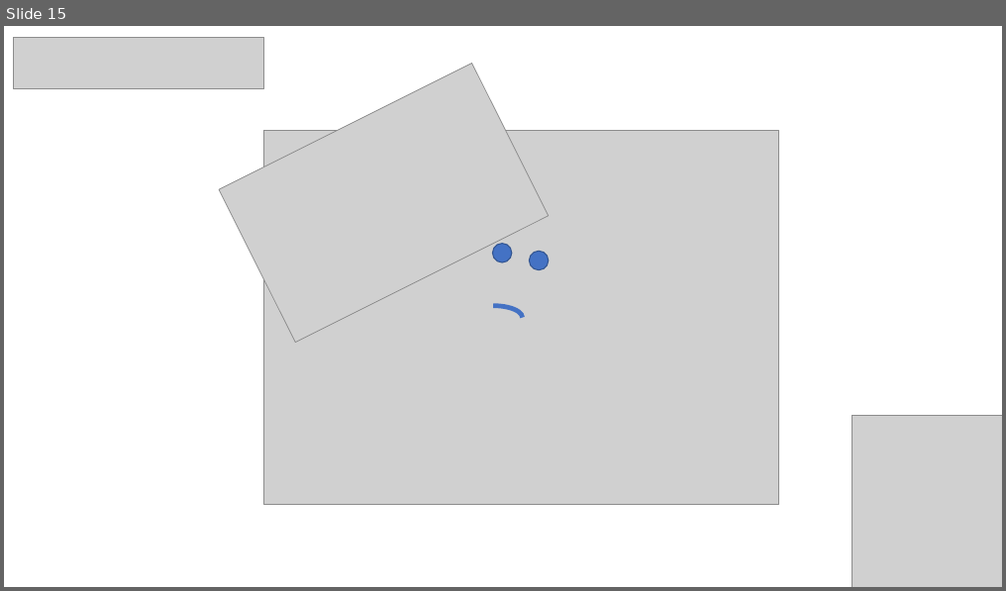
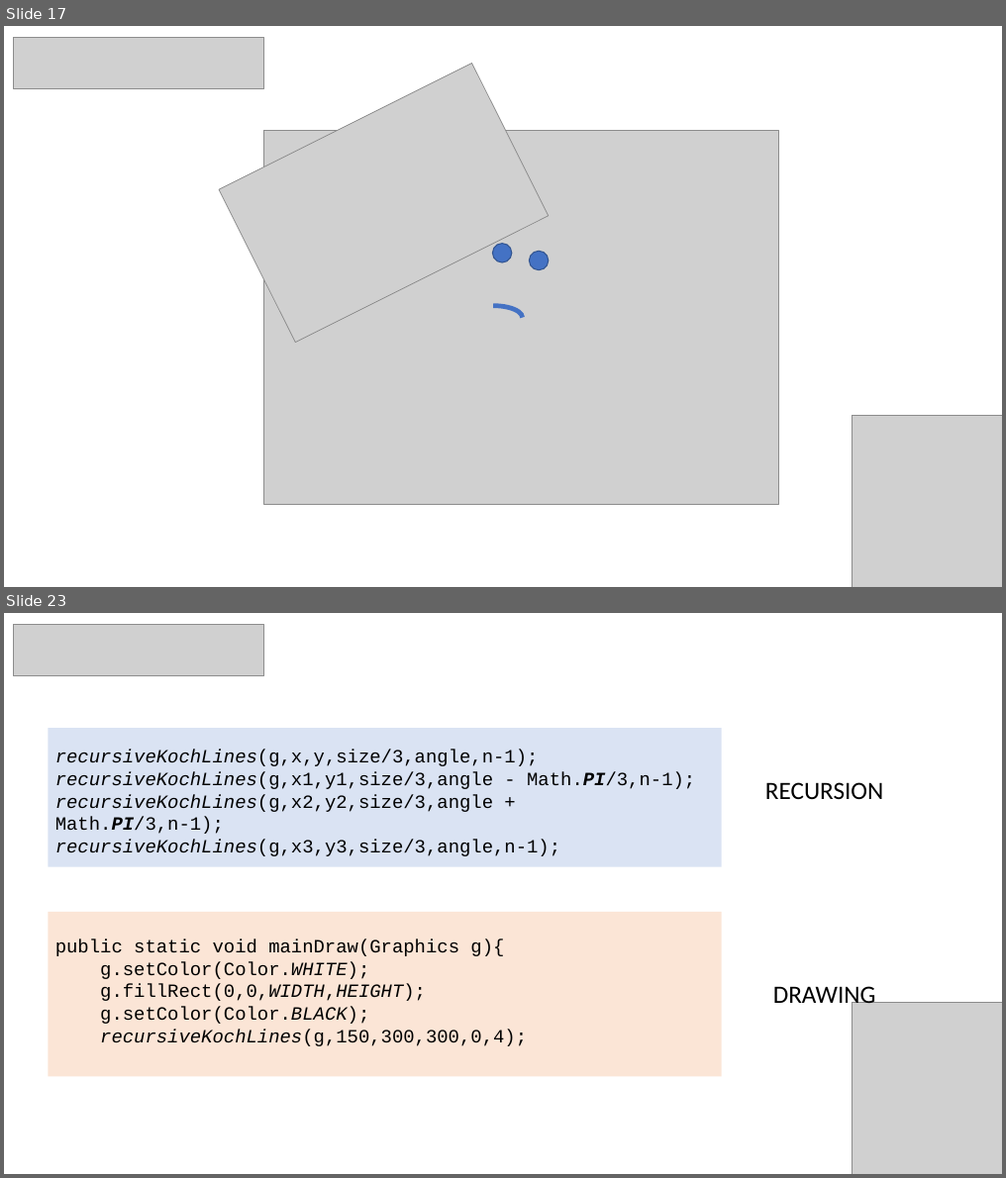
Before and after one commit to green-fox-academy/nguyenannie, a slide deck: week-03/Demo-week03.pptx. Shown one above the other, each under a label of ours: slide 15 before the commit, slides 17 and 23 after it; the slides between them are not shown. The pictures are 1006x591 and 1006x1178 pixels, drawn with LibreOffice and Linux fonts; fonts in the diff are those of the drawing; grey boxes stand for pictures. Boxes give left, top, right and bottom in pixels: in the first picture for what was removed or moved away, otherwise in the second. Text is boxed around its words. In the diff, an @@ line names an element or a change of style, - is before the commit and + after.

```diff
--- a/week-03/Demo-week03.pptx
+++ b/week-03/Demo-week03.pptx
@@ slide 23 added at (x1=4, y1=613, x2=1002, y2=1174), background #FFFFFF @@
@@ picture added at (x1=14, y1=624, x2=264, y2=676) @@
@@ rectangle added at (x1=49, y1=728, x2=722, y2=867), fill #DAE3F3 @@
@@ text added at (x1=55, y1=750, x2=695, y2=857), 18 pt, text #000000 @@
+recursiveKochLines(g,x,y,size/3,angle,n-1);
+recursiveKochLines(g,x1,y1,size/3,angle - Math.PI/3,n-1);
+recursiveKochLines(g,x2,y2,size/3,angle + Math.PI/3,n-1);
+recursiveKochLines(g,x3,y3,size/3,angle,n-1);
@@ text added at (x1=765, y1=782, x2=883, y2=799), 24 pt, text #000000 @@
+RECURSION
@@ rectangle added at (x1=49, y1=912, x2=722, y2=1076), fill #FBE5D6 @@
@@ text added at (x1=55, y1=940, x2=527, y2=1047), 18 pt, text #000000 @@
+public static void mainDraw(Graphics g){
+g.setColor(Color.WHITE);
+g.fillRect(0,0,WIDTH,HEIGHT);
+g.setColor(Color.BLACK);
+recursiveKochLines(g,150,300,300,0,4);
@@ text added at (x1=773, y1=986, x2=876, y2=1010), 24 pt, text #000000 @@
+DRAWING
@@ picture added at (x1=852, y1=1002, x2=1002, y2=1174) @@
@@ what was slide 15 is now slide 17 @@
```
Also in this commit, not shown: 4 slides changed, 13 other slides added, 5 slides removed, 6 other files.
